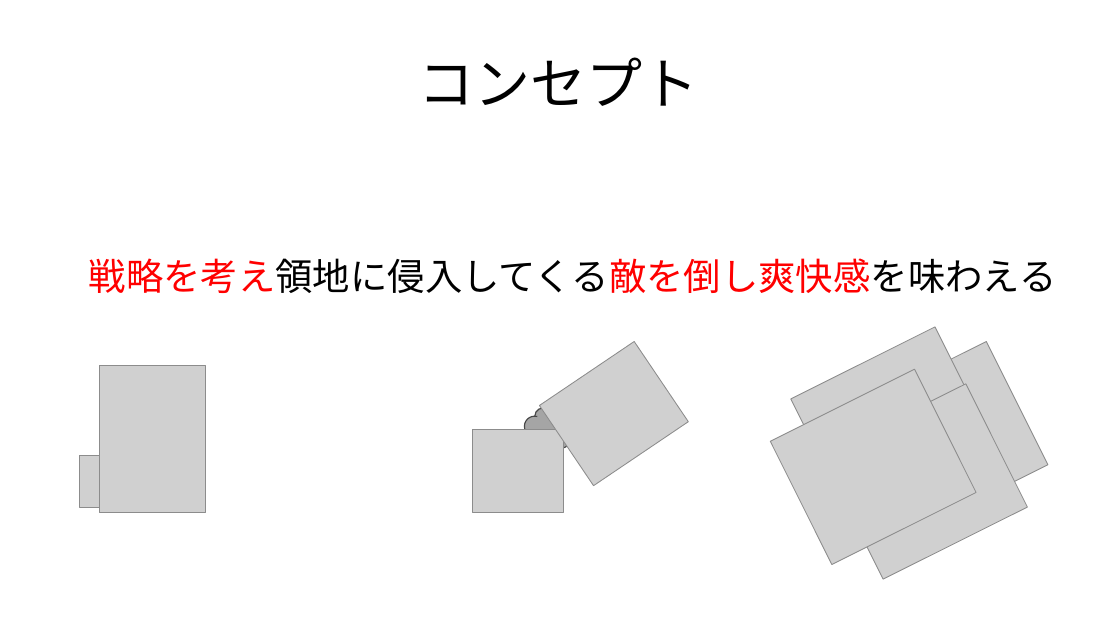
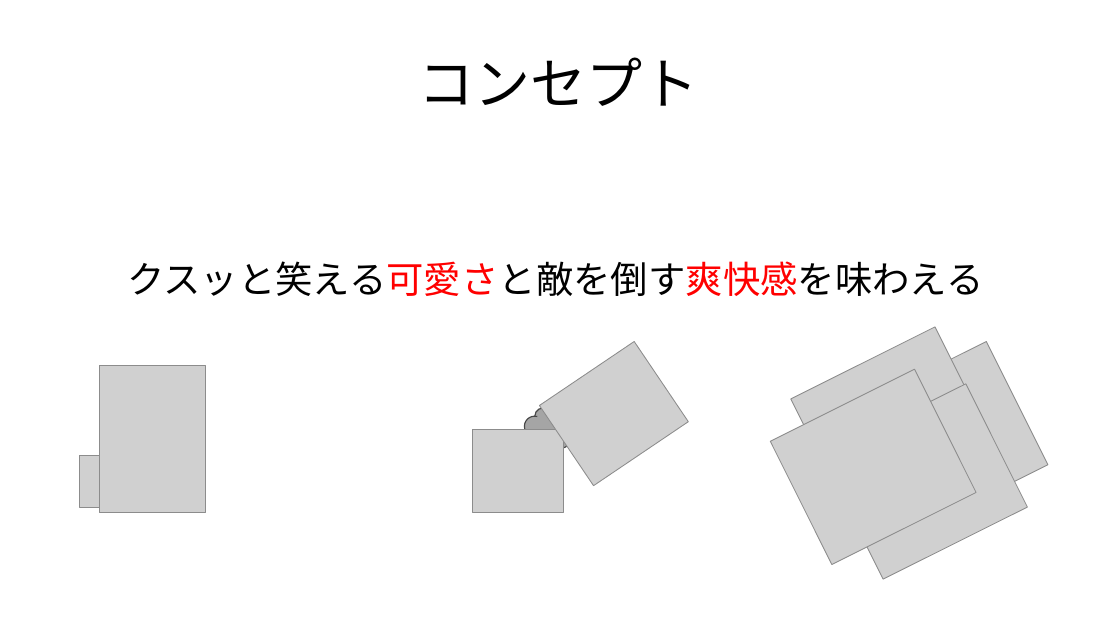
Before and after one commit to sayudesu/ToD, a slide deck: slide 2 of _Proposal/TowerOfDefense.pptx. Drawn at 1120x630 pixels with LibreOffice and Linux fonts; fonts in the diff are those of the drawing; grey boxes stand for pictures; background and template pictures are left out. Boxes give left, top, right and bottom in pixels: in the first picture for what was removed or moved away, otherwise in the second. Text is boxed around its words. In the diff, an @@ line names an element or a change of style, - is before the commit and + after.

```diff
--- a/_Proposal/TowerOfDefense.pptx
+++ b/_Proposal/TowerOfDefense.pptx
@@ text at bbox=[127, 261, 983, 296]: text changed @@
-戦略を考え領地に侵入してくる敵を倒し爽快感を味わえる
+クスッと笑える可愛さと敵を倒す爽快感を味わえる
```
Also in this commit, not shown: 8 other slides changed, 3 other files.
